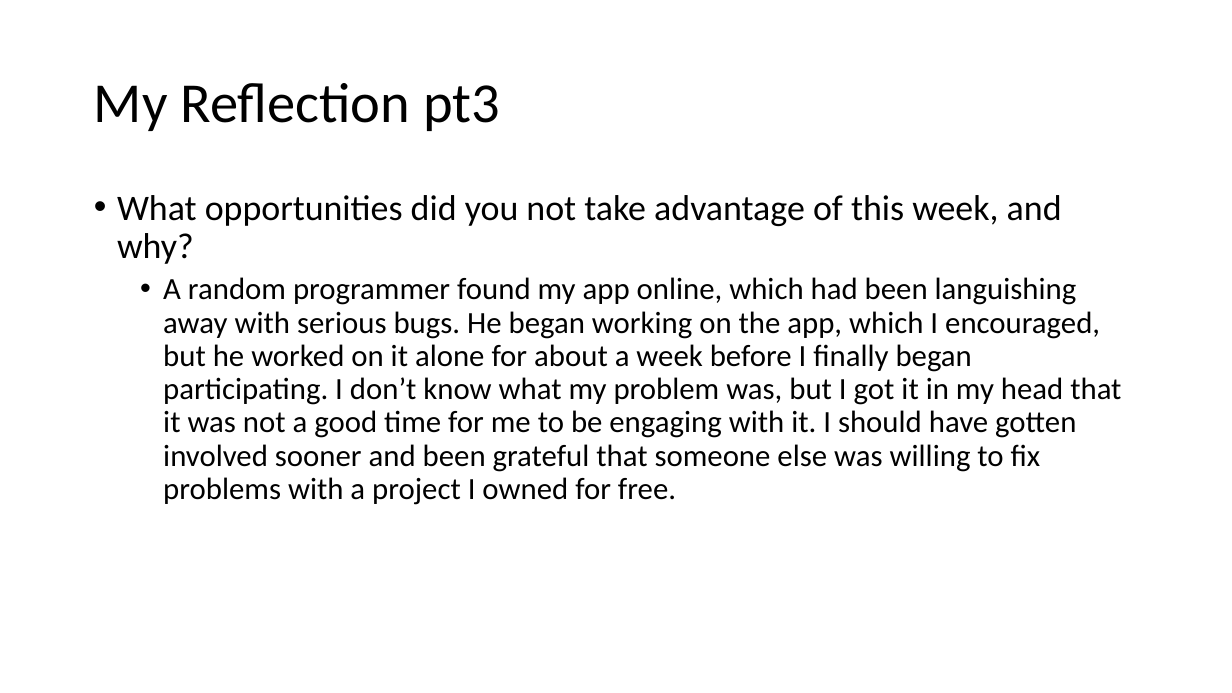
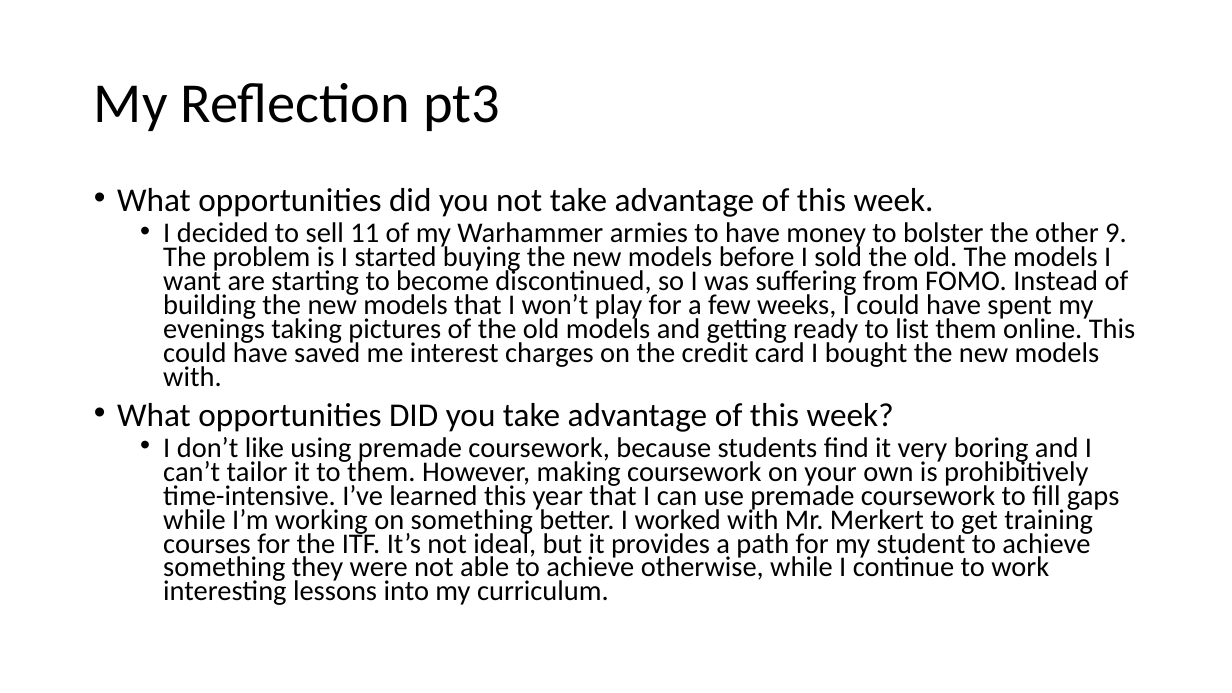
Before and after one commit to parke2023059/docpacs2223, a slide deck: slide 9 of docpac_20270123/Weekly Review.pptx (slide 8 before the commit). Drawn at 1232x693 pixels with LibreOffice and Linux fonts; fonts in the diff are those of the drawing. Boxes give left, top, right and bottom in pixels: in the first picture for what was removed or moved away, otherwise in the second. Text is boxed around its words. In the diff, an @@ line names an element or a change of style, - is before the commit and + after.

```diff
--- a/docpac_20270123/Weekly Review.pptx
+++ b/docpac_20270123/Weekly Review.pptx
@@ text at (117,188,1135,605): text changed; size 24 to 22.2 pt @@
-• What opportunities did you not take advantage of this week, and why?
-  • A random programmer found my app online, which had been languishing away with serious bugs. He began working on the app, which I encouraged, but he worked on it alone for about a week before I finally began participating. I don’t know what my problem was, but I got it in my head that it was not a good time for me to be engaging with it. I should have gotten involved sooner and been grateful that someone else was willing to fix problems with a project I owned for free.
+• What opportunities did you not take advantage of this week.
+  • I decided to sell 11 of my Warhammer armies to have money to bolster the other 9. The problem is I started buying the new models before I sold the old. The models I want are starting to become discontinued, so I was suffering from FOMO. Instead of building the new models that I won’t play for a few weeks, I could have spent my evenings taking pictures of the old models and getting ready to list them online. This could have saved me interest charges on the credit card I bought the new models with.
+• What opportunities DID you take advantage of this week?
+  • I don’t like using premade coursework, because students find it very boring and I can’t tailor it to them. However, making coursework on your own is prohibitively time-intensive. I’ve learned this year that I can use premade coursework to fill gaps while I’m working on something better. I worked with Mr. Merkert to get training courses for the ITF. It’s not ideal, but it provides a path for my student to achieve something they were not able to achieve otherwise, while I continue to work interesting lessons into my curriculum.
```
Also in this commit, not shown: 4 other slides changed, 2 slides added, 1 slide removed, 1 other file.
